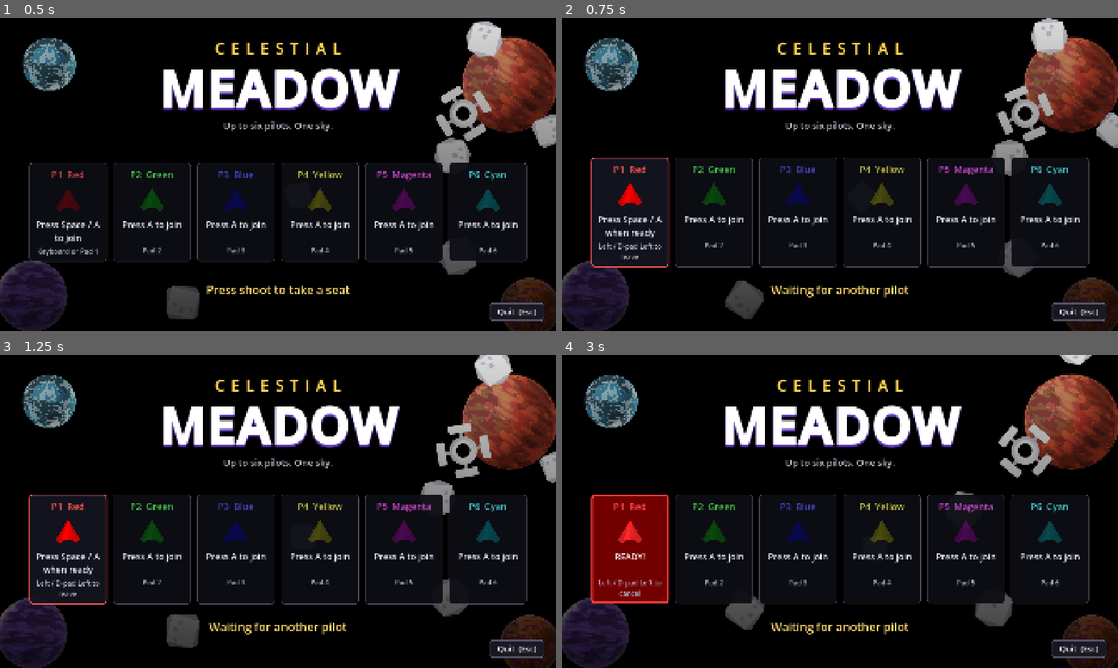
Above: before the commit, frames 1-4 (two rows, left to right).
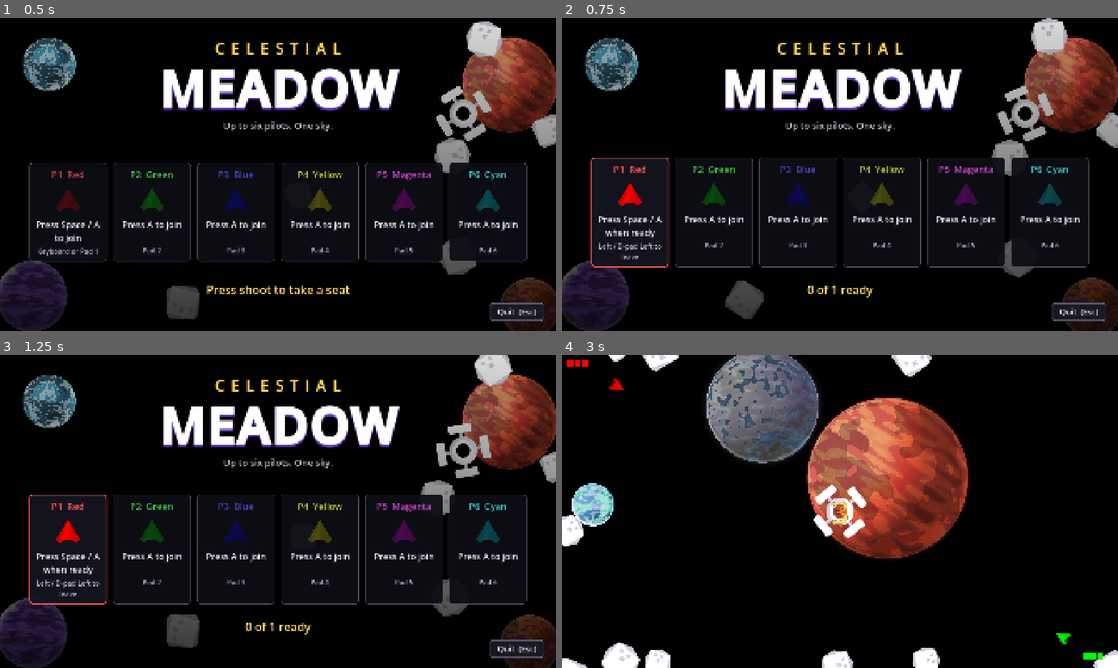
Above: after the commit, the same moments.

Repository: Teeohbee/CelestialMeadow
Game: Godot game, scene res://menu.tscn
Two runs of this game, one before a commit and one after it. Both use one fixed random seed, a clock stepped at 60 frames per second and the inputs below.
Inputs:
- Up to frame 1 (0.5 s): no input
- Up to frame 2 (0.75 s): tap Space at 0.5 s
- Up to frame 3 (1.25 s): no input
- Up to frame 4 (3 s): tap Space at 1.25 s; tap A at 2, 2.75 s

Frame 1 is identical in both runs. In frame 2, 0.4% of the frame differs, in the area x 37-63%, y 85-90%; in frame 3, 0.4%; in frame 4, 40%, in the area x 0-100%, y 0-100%.

Commit message:
feat: solo testing against a dummy ship in debug builds
With one controller only one seat can join, so a round could never be
won. In debug builds a lone ready player now launches with an idle
dummy ship in the next free seat, enough to test kills, respawns and
the results screen. Release builds keep the two-player minimum, and the
dummy isn't re-seated when returning to the title.

Diff:
--- a/game_state.gd
+++ b/game_state.gd
@@ -3,15 +3,19 @@
 # Seats taken this session. A seat is a player number, which fixes that
 # player's colour, start position and controls (the shoot0..shoot5 actions).
 var players: Array[int] = []
+# Seats filled by idle dummy ships for solo testing; nobody controls them
+var dummies: Array[int] = []
 var lives_per_player: int = GameConfig.PLAYER_LIVES_DEFAULT
 
 # Rounds won by each player since the session started from the main menu.
 # Rematches keep the tally; returning to the menu clears it.
 var wins: Array[int] = [0, 0, 0, 0, 0, 0]
 
-func start_session(seats: Array[int]):
+func start_session(seats: Array[int], dummy_seats: Array[int] = []):
 	players = seats.duplicate()
+	players.append_array(dummy_seats)
 	players.sort()
+	dummies = dummy_seats.duplicate()
 	wins.fill(0)
 
 func record_win(player_number: int):
--- a/menu.gd
+++ b/menu.gd
@@ -7,6 +7,10 @@
 
 const SeatCard = preload("res://seat_card.gd")
 const SEAT_COUNT: int = 6
+
+## Debug builds let one player launch against an idle dummy ship, so a
+## round can be won and the results screen tested with one controller
+var debug_dummy: bool = OS.is_debug_build()
 
 var cards: Array = []
 var launch_countdown: float = GameConfig.TITLE_LAUNCH_DELAY
@@ -24,7 +28,8 @@
 		cards.append(card)
 	# Coming back from a game, the same crew is still seated
 	for i in GameState.players:
-		cards[i].set_state(SeatCard.State.JOINED)
+		if i not in GameState.dummies:
+			cards[i].set_state(SeatCard.State.JOINED)
 	spawn_asteroids()
 	quit_confirm.hide()
 
@@ -40,7 +45,9 @@
 func _process(delta):
 	var seated = seated_players()
 	var ready_count = cards.filter(func(c): return c.state == SeatCard.State.READY).size()
-	var can_launch = seated.size() >= GameConfig.TITLE_MIN_PLAYERS and ready_count == seated.size()
+	var solo_test = debug_dummy and seated.size() == 1
+	var enough = seated.size() >= GameConfig.TITLE_MIN_PLAYERS or solo_test
+	var can_launch = enough and ready_count == seated.size()
 
 	if can_launch and not launching:
 		launch_countdown -= delta
@@ -51,10 +58,12 @@
 
 	if seated.is_empty():
 		status.text = "Press shoot to take a seat"
-	elif seated.size() < GameConfig.TITLE_MIN_PLAYERS:
+	elif not enough:
 		status.text = "Waiting for another pilot"
 	elif not can_launch:
 		status.text = "%d of %d ready" % [ready_count, seated.size()]
+	elif solo_test:
+		status.text = "Launching in %d against a dummy (debug)" % ceili(launch_countdown)
 	else:
 		status.text = "Launching in %d" % ceili(launch_countdown)
 
@@ -101,7 +110,13 @@
 
 func launch(seated: Array[int]):
 	launching = true
-	GameState.start_session(seated)
+	var dummy_seats: Array[int] = []
+	if seated.size() == 1:
+		for card in cards:
+			if card.state == SeatCard.State.EMPTY:
+				dummy_seats.append(card.seat)
+				break
+	GameState.start_session(seated, dummy_seats)
 	get_tree().change_scene_to_file("res://main.tscn")
 
 func _on_quit_button_pressed():
